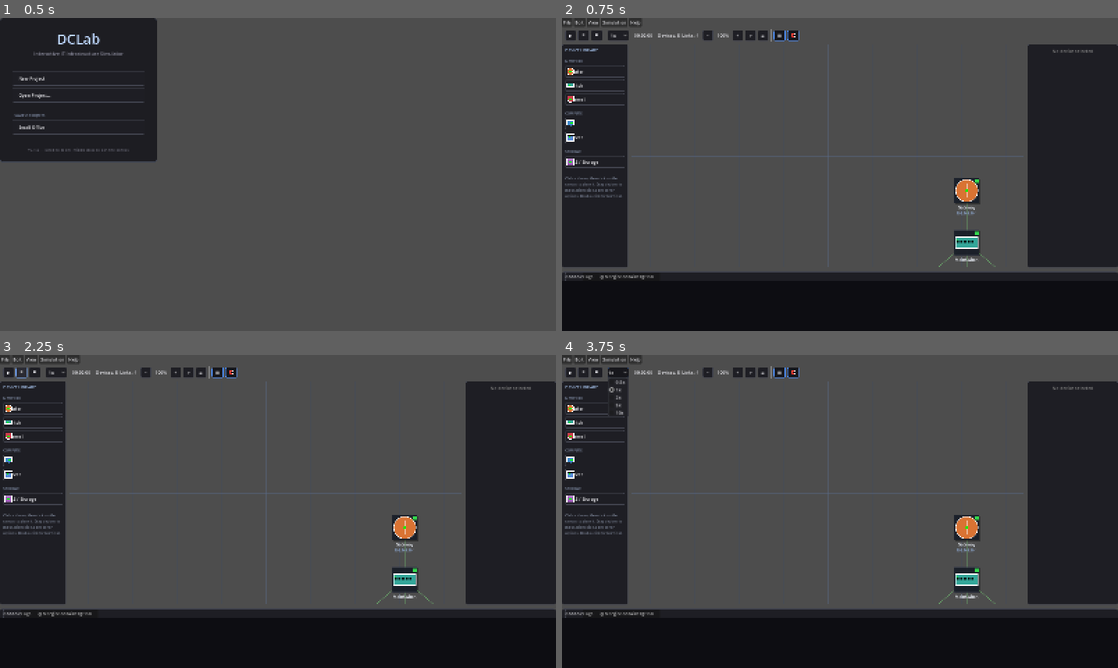
Above: before the commit, frames 1-4 (two rows, left to right).
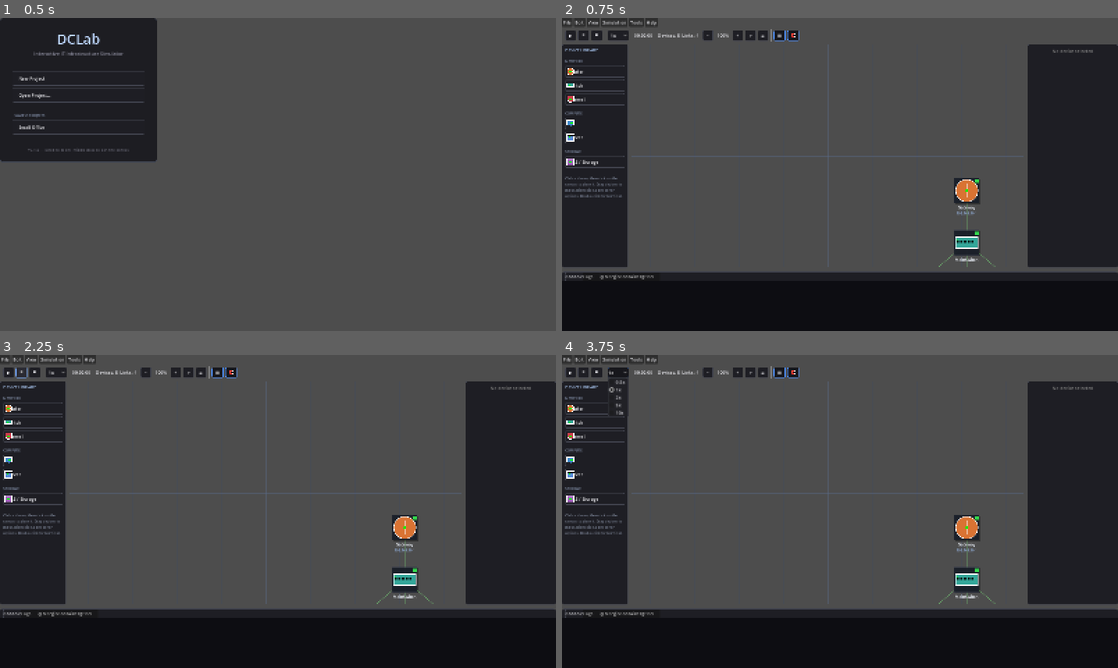
Above: after the commit, the same moments.

Repository: skye7x/DCLab
Game: Godot game, scene res://scenes/main.tscn
Two runs of this game, one before a commit and one after it. Both use one fixed random seed, a clock stepped at 60 frames per second and the inputs below.
Inputs:
- Up to frame 1 (0.5 s): no input
- Up to frame 2 (0.75 s): click "Small Office" at 0.5 s
- Up to frame 3 (2.25 s): click "▶" at 1.25 s; click "⏸" at 2 s
- Up to frame 4 (3.75 s): click "⏹" at 2.75 s; click "1x" at 3.5 s

Frame 1 is identical in both runs. In frame 2, less than 0.1% of the frame differs, in the area x 12-18%, y 0-84%; in frame 3, less than 0.1%; in frame 4, less than 0.1%.

Commit message:
F3: Subnet calculator dialog (Tools menu) - network/broadcast/hosts/class/scope

Diff:
--- /dev/null
+++ b/scenes/dialogs/subnet_calculator.gd
@@ -0,0 +1,105 @@
+extends Window
+
+var _ip_input: LineEdit
+var _cidr_input: SpinBox
+var _result: TextEdit
+
+func _ready() -> void:
+	title = "Subnet Calculator"
+	size = Vector2i(380, 480)
+	min_size = Vector2i(340, 400)
+	close_requested.connect(queue_free)
+
+	var m = MarginContainer.new()
+	m.add_theme_constant_override("margin_left", 12)
+	m.add_theme_constant_override("margin_right", 12)
+	m.add_theme_constant_override("margin_top", 12)
+	m.add_theme_constant_override("margin_bottom", 12)
+	m.set_anchors_preset(Control.PRESET_FULL_RECT)
+	add_child(m)
+
+	var vb = VBoxContainer.new()
+	vb.add_theme_constant_override("separation", 8)
+	m.add_child(vb)
+
+	var row = HBoxContainer.new()
+	row.add_theme_constant_override("separation", 8)
+	vb.add_child(row)
+
+	var lbl1 = Label.new()
+	lbl1.text = "IP:"
+	row.add_child(lbl1)
+	_ip_input = LineEdit.new()
+	_ip_input.text = "192.168.1.100"
+	_ip_input.size_flags_horizontal = Control.SIZE_EXPAND_FILL
+	row.add_child(_ip_input)
+
+	var lbl2 = Label.new()
+	lbl2.text = "CIDR:"
+	row.add_child(lbl2)
+	_cidr_input = SpinBox.new()
+	_cidr_input.min_value = 0
+	_cidr_input.max_value = 32
+	_cidr_input.value = 24
+	_cidr_input.custom_minimum_size.x = 64
+	row.add_child(_cidr_input)
+
+	var btn = Button.new()
+	btn.text = " Calculate "
+	btn.pressed.connect(_calculate)
+	vb.add_child(btn)
+
+	_ip_input.text_submitted.connect(func(_t): _calculate())
+	_cidr_input.value_changed.connect(func(_v): _calculate())
+
+	_result = TextEdit.new()
+	_result.editable = false
+	_result.size_flags_vertical = Control.SIZE_EXPAND_FILL
+	_result.add_theme_font_size_override("font_size", 13)
+	vb.add_child(_result)
+
+	_calculate()
+
+func _calculate() -> void:
+	var ip = _ip_input.text.strip_edges()
+	if not IPv4Address.is_valid(ip):
+		_result.text = "Invalid IP address: " + ip
+		return
+	var cidr = int(_cidr_input.value)
+	var mask = IPv4Address.cidr_to_mask(cidr)
+	var network = IPv4Address.get_network(ip, mask)
+	var broadcast = IPv4Address.get_broadcast(ip, mask)
+	var net_int = IPv4Address.to_int(network)
+	var bcast_int = IPv4Address.to_int(broadcast)
+	var total = 1 << (32 - cidr)
+	var usable = max(0, total - 2) if cidr < 31 else total
+	var first_host = IPv4Address.from_int(net_int + 1) if cidr < 31 else network
+	var last_host = IPv4Address.from_int(bcast_int - 1) if cidr < 31 else broadcast
+	var wildcard_parts = mask.split(".")
+	var wildcard = []
+	for p in wildcard_parts:
+		wildcard.append(str(255 - p.to_int()))
+	var cls = ""
+	var ip_first_octet = ip.split(".")[0].to_int()
+	if ip_first_octet < 128: cls = "A"
+	elif ip_first_octet < 192: cls = "B"
+	elif ip_first_octet < 224: cls = "C"
+	elif ip_first_octet < 240: cls = "D (multicast)"
+	else: cls = "E (reserved)"
+	var private_net = false
+	if ip.begins_with("10.") or ip.begins_with("192.168.") or (ip.begins_with("172.") and ip.split(".")[1].to_int() >= 16 and ip.split(".")[1].to_int() <= 31):
+		private_net = true
+
+	var out = ""
+	out += "Address:        %s\n" % ip
+	out += "Netmask:        %s  (/%d)\n" % [mask, cidr]
+	out += "Wildcard:       %s\n" % ".".join(wildcard)
+	out += "Network:        %s/%d\n" % [network, cidr]
+	out += "Broadcast:      %s\n" % broadcast
+	out += "First host:     %s\n" % first_host
+	out += "Last host:      %s\n" % last_host
+	out += "Total hosts:    %d\n" % total
+	out += "Usable hosts:   %d\n" % usable
+	out += "Class:          %s\n" % cls
+	out += "Scope:          %s\n" % ("Private (RFC1918)" if private_net else "Public")
+	_result.text = out
--- a/scenes/main.gd
+++ b/scenes/main.gd
@@ -216,6 +216,12 @@
 	sim_menu.add_item("Stop", 2)
 	sim_menu.id_pressed.connect(_on_sim_menu_pressed)
 	_menu_bar.add_child(sim_menu)
+
+	var tools_menu = PopupMenu.new()
+	tools_menu.name = "Tools"
+	tools_menu.add_item("Subnet Calculator…", 0)
+	tools_menu.id_pressed.connect(_on_tools_menu_pressed)
+	_menu_bar.add_child(tools_menu)
 
 	var help_menu = PopupMenu.new()
 	help_menu.name = "Help"
@@ -387,6 +393,16 @@
 			if _workspace and "_camera" in _workspace and _workspace._camera:
 				_workspace._camera.reset_view()
 
+func _on_tools_menu_pressed(id: int) -> void:
+	match id:
+		0:
+			var calc_class = load("res://scenes/dialogs/subnet_calculator.gd")
+			if calc_class:
+				var win = Window.new()
+				win.set_script(calc_class)
+				get_tree().root.add_child(win)
+				win.popup_centered()
+
 func _on_sim_menu_pressed(id: int) -> void:
 	match id:
 		0: SimEngine.start_simulation()
Not shown, added: scenes/dialogs/subnet_calculator.gd.uid
